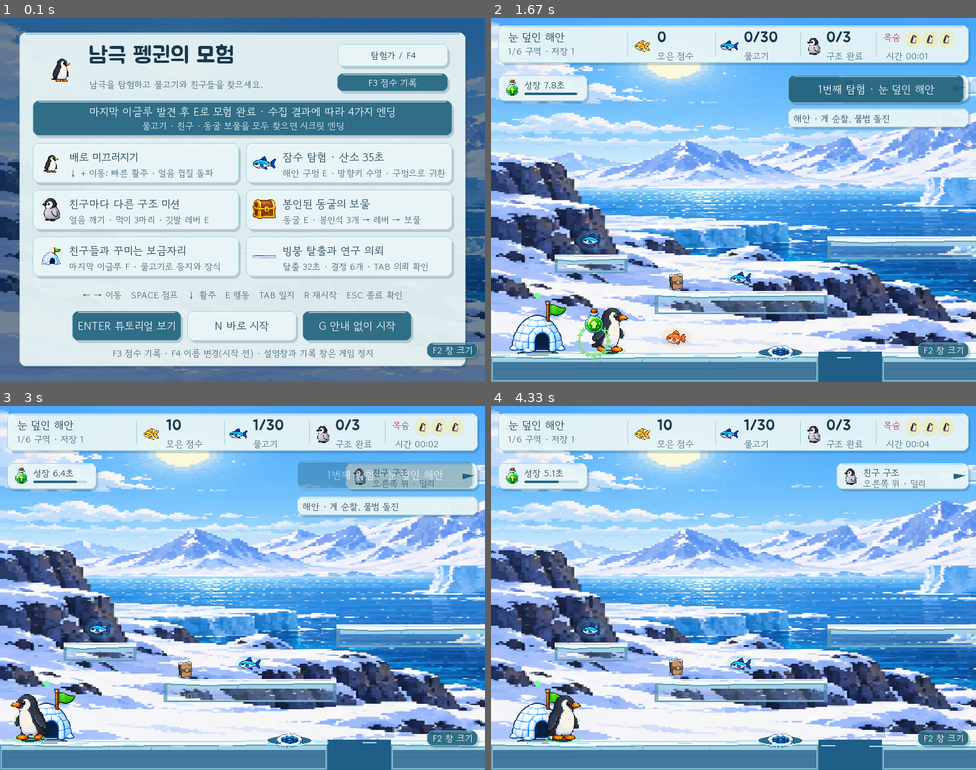
Above: before the commit, frames 1-4 (two rows, left to right).
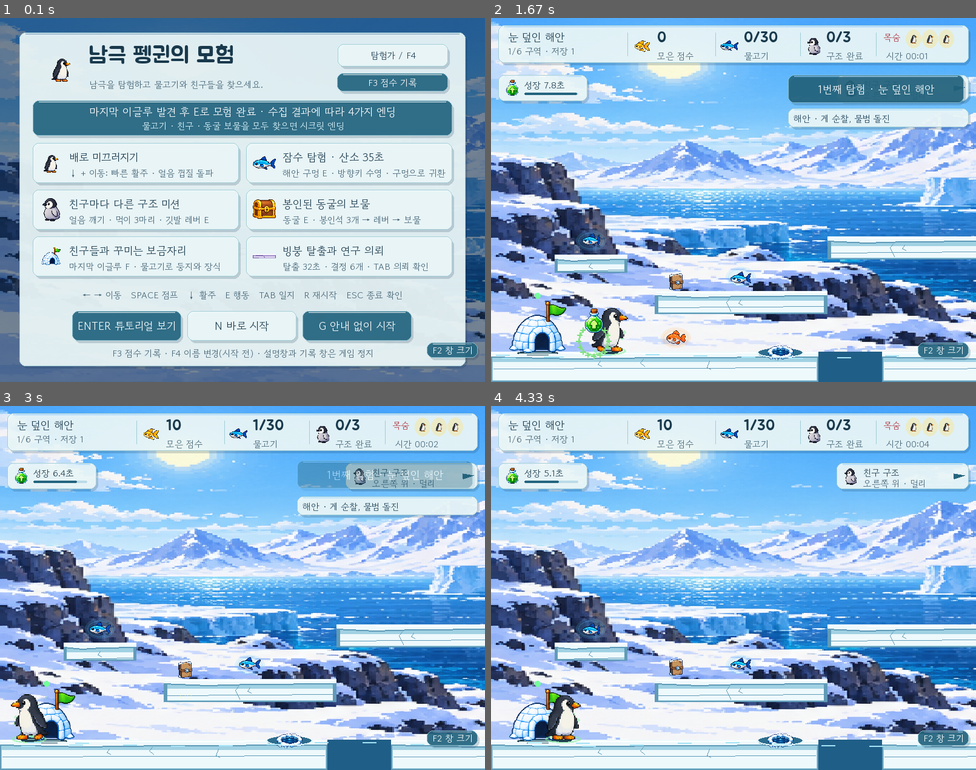
Above: after the commit, the same moments.

Repository: CJE-cpu/penguingame
Game: pygame game, started from pygame/main.py
Two runs of this game, one before a commit and one after it. Both use one fixed random seed, a clock stepped at 60 frames per second and the inputs below.
Inputs:
- Up to frame 1 (0.1 s): no input
- Up to frame 2 (1.67 s): tap Space at 0.33 s; type "ann" at 0.67 s; tap Enter at 1 s; hold Right from 1.22 s (still down)
- Up to frame 3 (3 s): release Right at 1.68 s; hold Right 1.77-2.07 s; hold Left 2.1-2.57 s; hold Left from 2.6 s (still down)
- Up to frame 4 (4.33 s): release Left at 3.13 s; hold Left 3.17-3.47 s; hold Right 3.93-4.3 s

The runs differ from the first frame. In frame 1, less than 0.1% of the frame differs, in the area x 52-57%, y 65-66%; in frame 2, 6.9%; in frame 3, 6.9%, in the area x 0-100%, y 60-100%; in frame 4, 6.9%.

Commit message:
Remove platform transparency entirely

Diff:
--- a/pygame/main.py
+++ b/pygame/main.py
@@ -774,7 +774,10 @@
             width, height = size
             profile_heights = {'thin': 30, 'normal': 38, 'ground': 50}
             visual_height = max(height, profile_heights.get(variant, 64))
-            surface = pg.Surface((width, visual_height), pg.SRCALPHA)
+            # Platforms are solid scenery.  A surface without per-pixel alpha
+            # prevents decorative shading from punching translucent lines or
+            # panels through the body.
+            surface = pg.Surface((width, visual_height)).convert()
             cap, body, shadow = self.platform_palettes[kind]
             dip = 10 if ground else 9
             # The collision rectangle and artwork share one solid silhouette.
--- a/pygame/test_game.py
+++ b/pygame/test_game.py
@@ -84,6 +84,7 @@
         self.assertEqual(texture.get_bounding_rect(min_alpha=8).top, 0)
         self.assertEqual(pg.mask.from_surface(texture, threshold=1).count(),
                          texture.get_width()*texture.get_height())
+        self.assertFalse(texture.get_flags() & pg.SRCALPHA)
 
     def test_checkpoint_effect_only_on_first_visit_but_spawn_still_changes(self):
         g = self.game
Not shown, removed: web/public/game/browser-game-1792391295.apk
Not shown, added: web/public/game/browser-game-1792391529.apk
Not shown, changed: web/public/game/index.html
